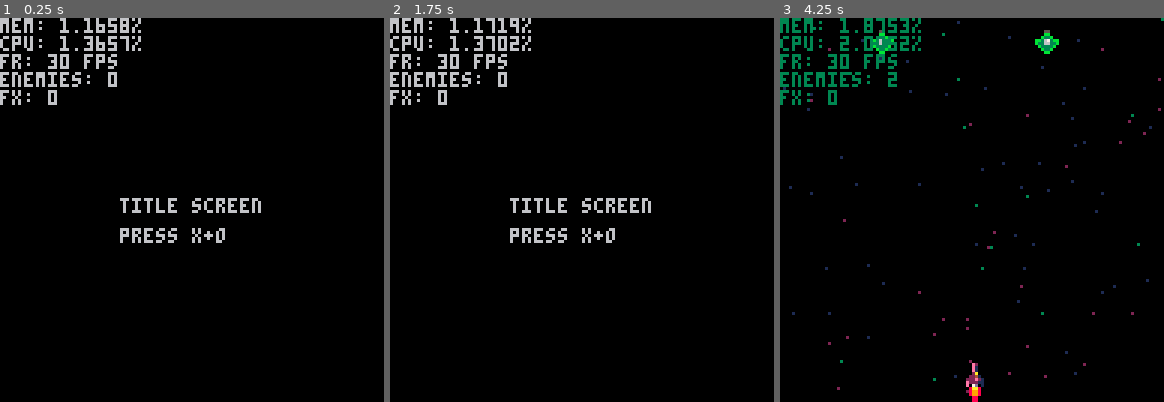
Above: before the commit, frames 1-3 (left to right).
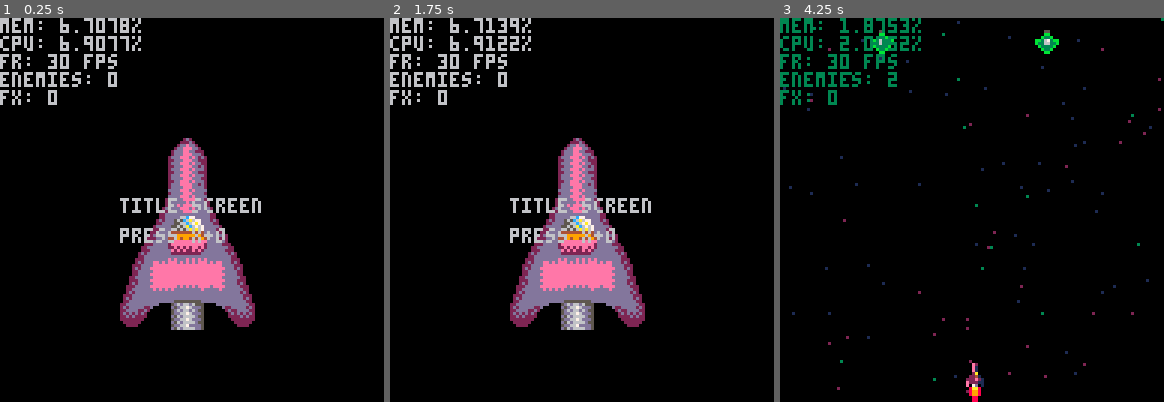
Above: after the commit, the same moments.

Repository: JobenNC/pico-shmup
Game: PICO-8 cartridge pico-shmup.p8
The game is run twice, just before and just after one commit, with the same random seed, the same clock (stepped at 60 frames per second) and the same inputs.
Inputs:
- Up to frame 1 (0.25 s): no input
- Up to frame 2 (1.75 s): tap X (X key) at 0.33, 1.07 s; tap O (Z key) at 0.7, 1.7 s; hold Right from 1.6 s (still down)
- Up to frame 3 (4.25 s): tap X (X key) at 1.85, 2.97, 4.08 s; release Right at 2.1 s; tap O (Z key) every 0.4 s from 2.1 to 4.1 s; hold Up 2.15-2.42 s; hold Right 2.47-3.03 s; hold Left 3.08-3.58 s; hold Down 3.63-3.97 s; hold Right from 4.02 s (still down)

The runs differ from the first frame. In frame 1, 9.2% of the frame differs, in the area x 15-67%, y 0-82%; in frame 2, 9.2%; in frame 3, nothing differs.

Commit message:
added a title sprite

Diff:
--- a/pico-shmup.p8
+++ b/pico-shmup.p8
@@ -662,7 +662,7 @@
 
  draw = function()
   cls()
-  --spr(0, 0, 0, 128, 128)
+  spr(48, 40, 40, 45, 65)
   print("title screen", 40, 60)
   print("press x+o", 40, 70)
  end
Not shown, changed: 128 lines of the sprite sheet (__gfx__) section of pico-shmup.p8
Not shown, changed: main_sprites.aseprite
Not shown, changed: main_sprites.png
Not shown, changed: title-test-2.aseprite
